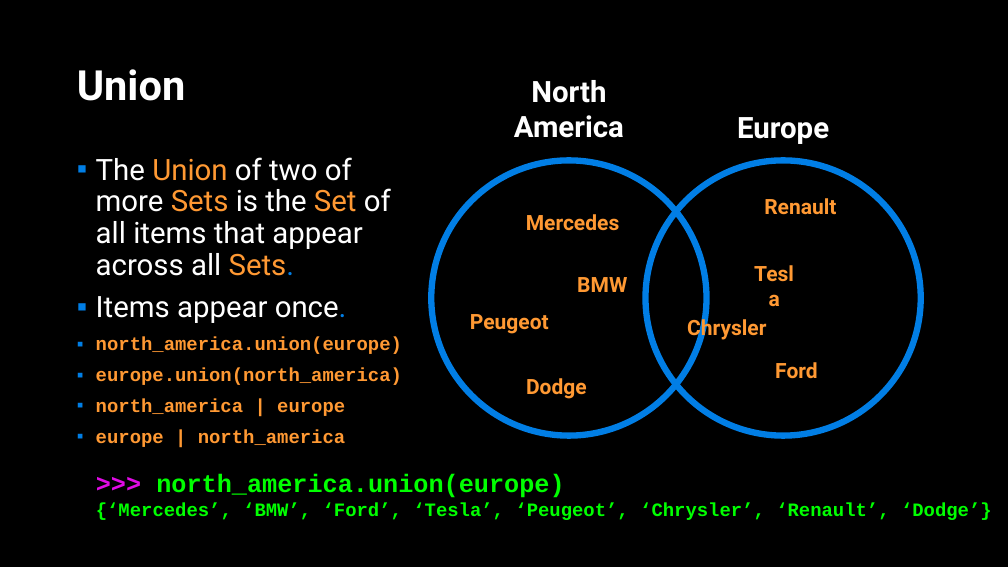
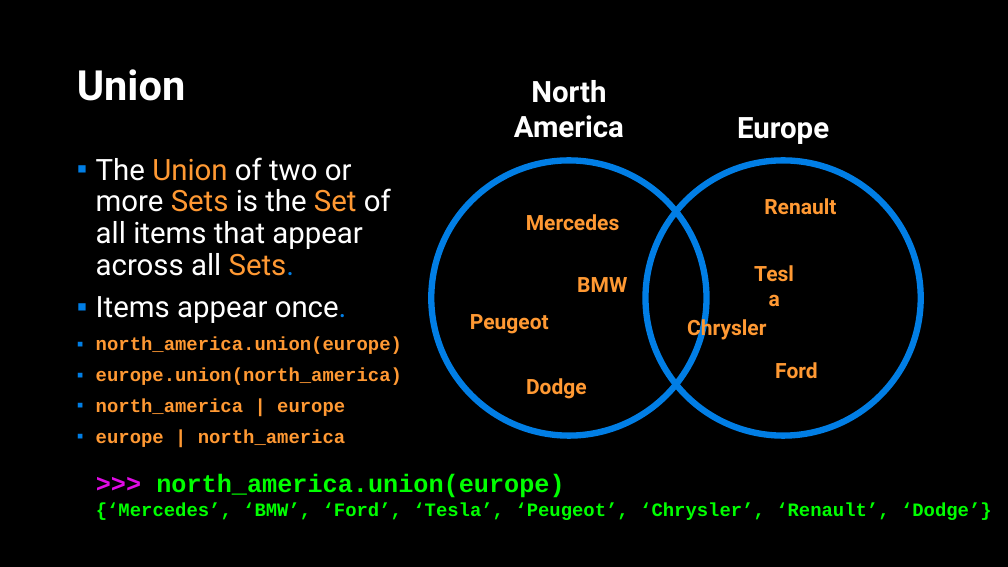
Before and after one commit to APS106/APS106-winter-2022-material, a slide deck: slide 18 of lectures/week8/lecture1/slides/week8_lecture1.pptx. Drawn at 1008x567 pixels with LibreOffice and Linux fonts; fonts in the diff are those of the drawing; background and template pictures are left out. Boxes give left, top, right and bottom in pixels: in the first picture for what was removed or moved away, otherwise in the second. Text is boxed around its words. In the diff, an @@ line names an element or a change of style, - is before the commit and + after.

```diff
--- a/lectures/week8/lecture1/slides/week8_lecture1.pptx
+++ b/lectures/week8/lecture1/slides/week8_lecture1.pptx
@@ text at box(96, 157, 391, 276): text changed @@
-▪ The Union of two of more Sets is the Set of all items that appear across all Sets.
+▪ The Union of two or more Sets is the Set of all items that appear across all Sets.
```
Also in this commit, not shown: 6 other slides changed, 1 slide removed, 6 other files.
